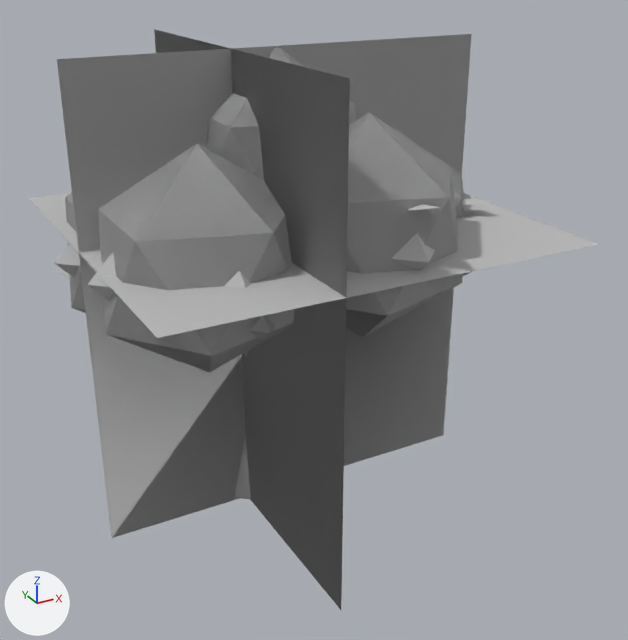
The glTF model data/models/board/orchard-leaning.glb as it was, and as the next commit left it.
One viewpoint serves both versions: a 50 mm camera at (-20.4, -46.8, 35.7) aimed at (4.5, -1.5, 13.0). Every picture has the same lights, and +X, +Y and +Z are marked at lower left. The picture after the commit comes second. Where no turn or scale is listed for an object, it has been applied to the vertices. Vertices at exactly the same position are counted once.

Names of what the first picture shows: 'orchard-leaning-lod1.001', 'orchard-leaning-lod2.001', 'orchard-leaning-lod3.001' and 1 more.
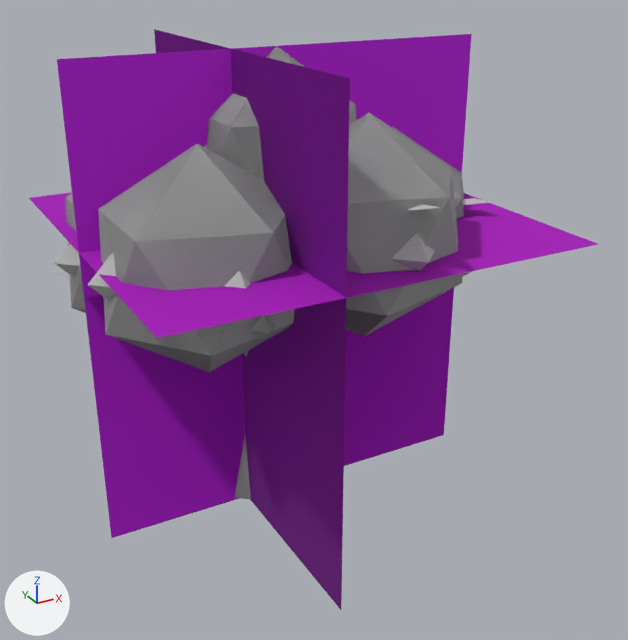
The edits, one by one:
me_orchard_leaning_lod3 has 12 vertices, 6 faces and spans x -9.7..16.9, y -12.9..12.8, z 0.0..30.0.
me_orchard_leaning_lod3 is used by ob_orchard_leaning_lod3_001; location (0.0, 0.0, 0.0).
me_orchard_leaning_lod3 part 1: its shading normals changed.
me_orchard_leaning_lod3 part 2: 4 faces centred in x -0.8..8.0, y -4.3..4.2, z 10.0..20.0 are repainted in the vertex colours; the middle colour goes from white #ffffff to purple #d90aff.
me_orchard_leaning_lod3 part 3: 2 faces centred in x -0.8..8.0, y -4.3..4.2, z 19.6 are repainted in the vertex colours; the middle colour goes from white #ffffff to pink #e400ff.

Boxes (x1, y1, x2, y2) around the edits, measured in the pictures (628 x 640 px):
'orchard-leaning-lod3.001', shading changed, recoloured: (29, 29, 598, 610) in both
part 2 of me_orchard_leaning_lod3, recoloured (white to purple): (57, 29, 472, 610) in both
part 3 of me_orchard_leaning_lod3, recoloured (darker): (29, 192, 598, 338) in both
